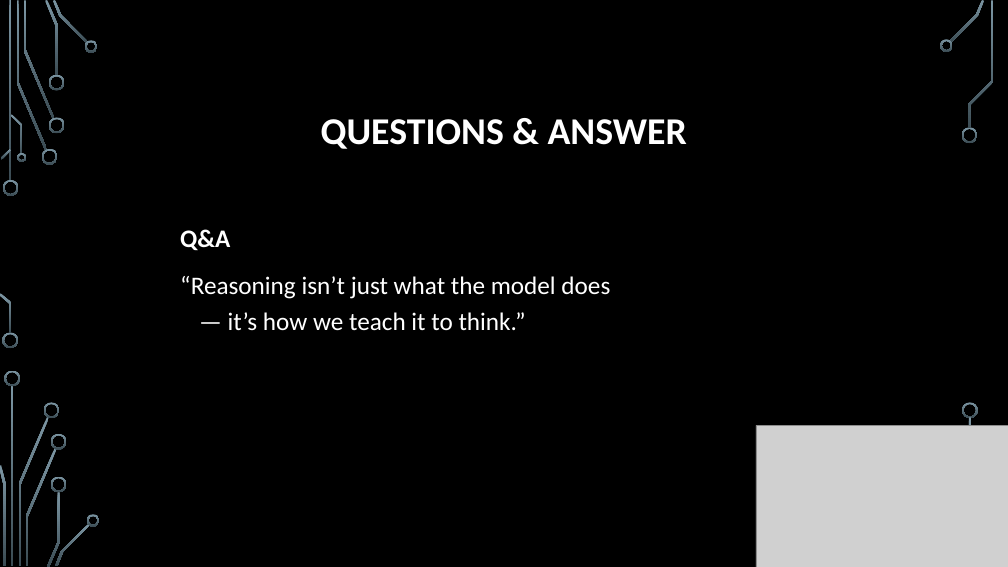
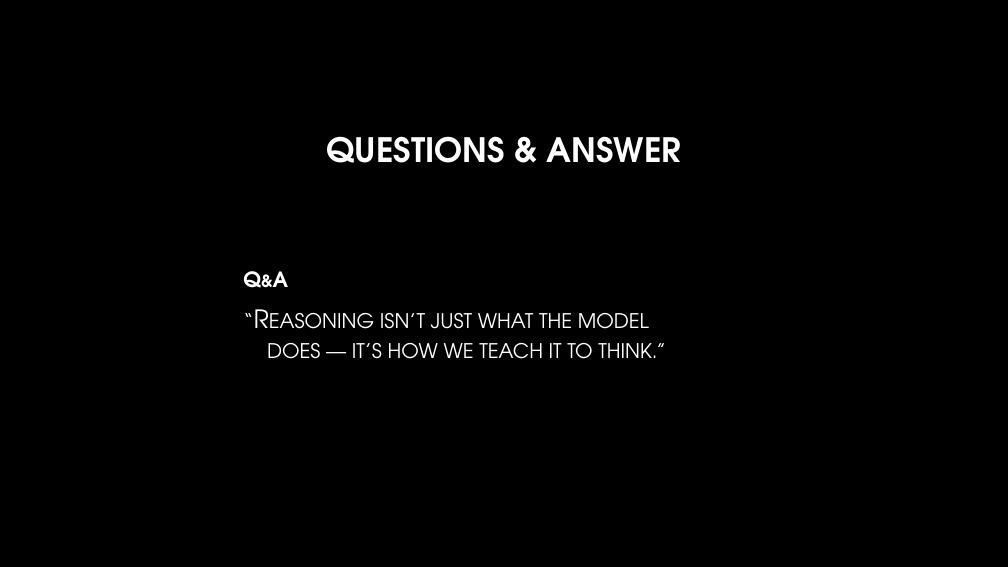
Before and after one commit to zakiabashir/quarter4-data, a slide deck: slide 13 of class_assign/assign1_COT_TOT.pptx. Drawn at 1008x567 pixels with LibreOffice and Linux fonts; fonts in the diff are those of the drawing; grey boxes stand for pictures; background and template pictures are left out. Boxes give left, top, right and bottom in pixels: in the first picture for what was removed or moved away, otherwise in the second. Text is boxed around its words. In the diff, an @@ line names an element or a change of style, - is before the commit and + after.

```diff
--- a/class_assign/assign1_COT_TOT.pptx
+++ b/class_assign/assign1_COT_TOT.pptx
@@ title "QUESTIONS & ANSWER" at box(326, 136, 681, 163): size 36 to 32 pt, font Calibri to TeX Gyre Adventor, text colour #FFFFFF to gradient #FFFFFF to #A6A6A6; line spacing 0.9 to 1 @@
@@ text "Q&A": place and size @@
-text "Q&A" at box(180, 229, 610, 330)
+text "Q&A" at box(243, 271, 666, 359)
@@ text "Q&A" at box(243, 271, 666, 359): size 24 to 20 pt in "Q&A"; font Calibri to TeX Gyre Adventor, text colour #FFFFFF to gradient #FFFFFF to #BFBFBF, small capitals on; indent changed; line spacing 1.2 to 1; vertical alignment top to middle @@
@@ picture removed at box(756, 425, 1008, 567) @@
@@ group removed at box(0, 0, 994, 567): 31 freeform shapes, 3 rectangles @@
```
Also in this commit, not shown: 13 other slides changed, 59 other files.
